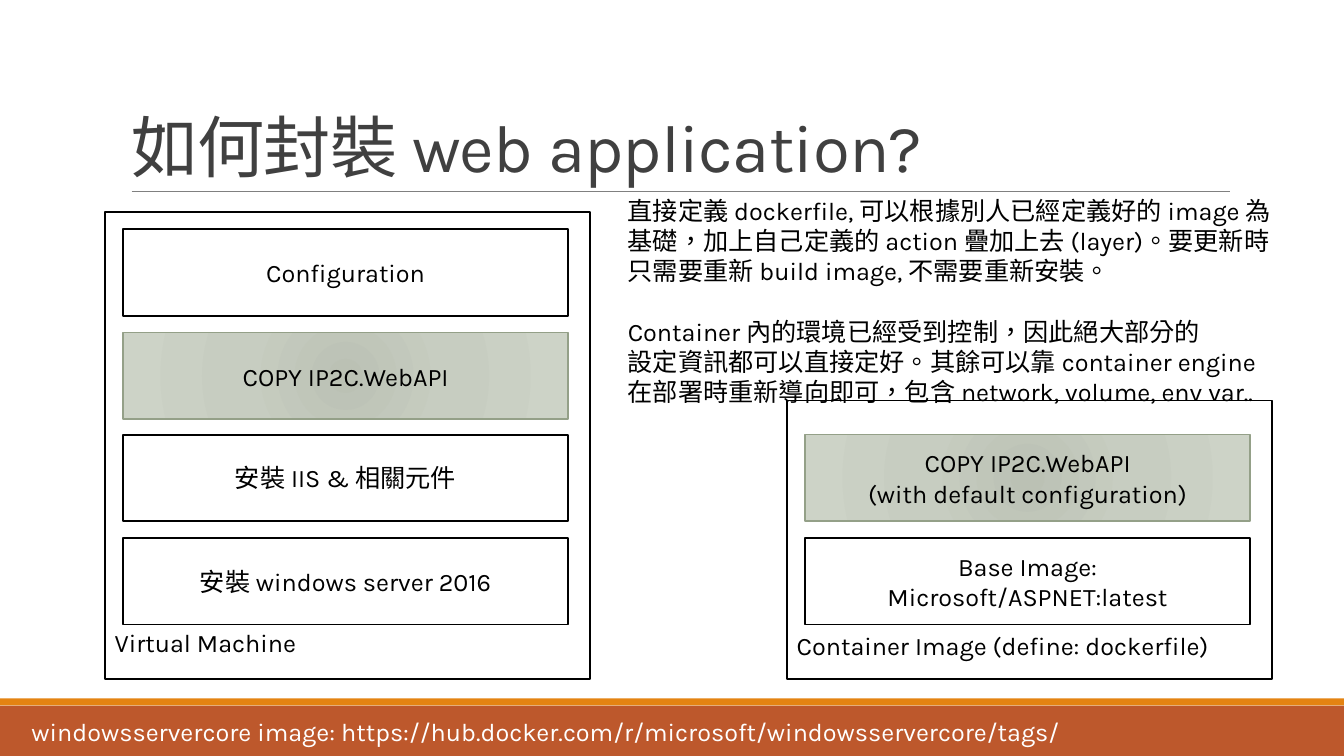
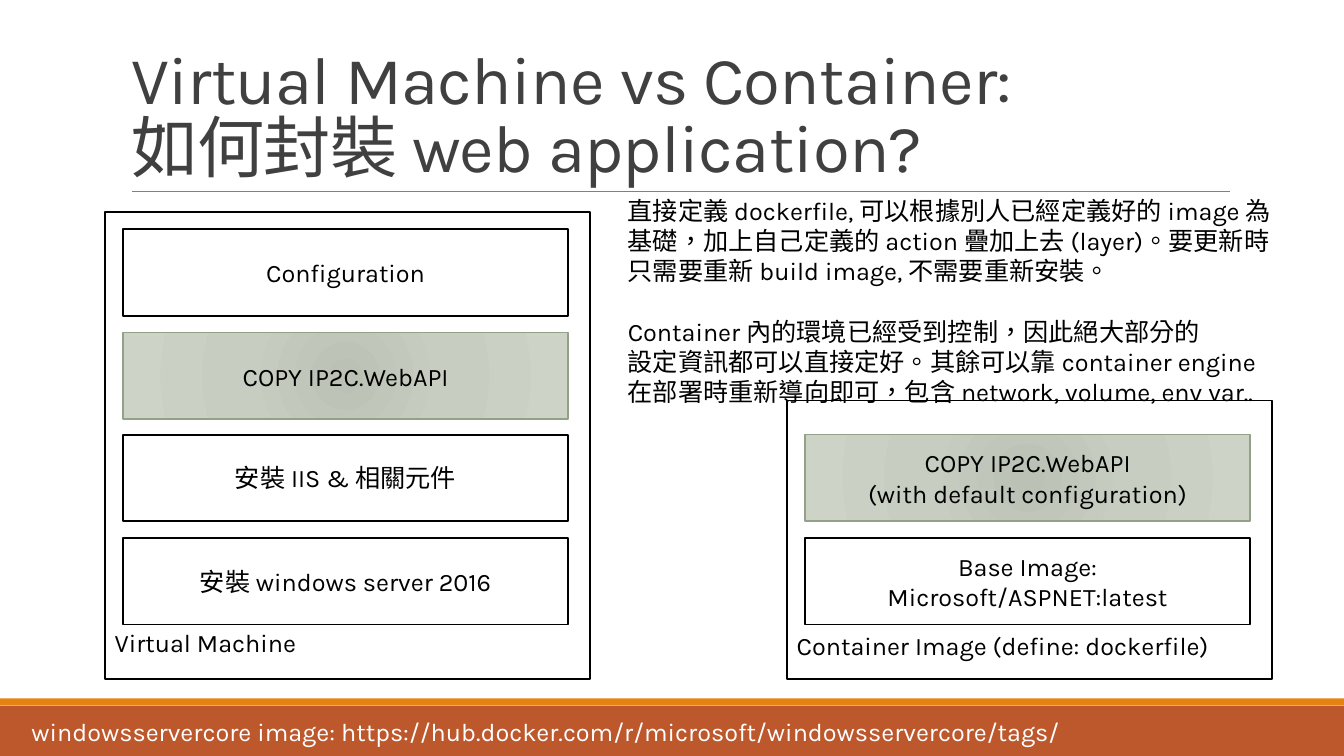
Before and after one commit to andrew0928/Meetup, a slide deck: slide 8 of 20170817.AzureCafe.Containers/slides.pptx. Drawn at 1344x756 pixels with LibreOffice and Linux fonts; fonts in the diff are those of the drawing. Boxes give left, top, right and bottom in pixels: in the first picture for what was removed or moved away, otherwise in the second. Text is boxed around its words. In the diff, an @@ line names an element or a change of style, - is before the commit and + after.

Commit message:
slides update

```diff
--- a/20170817.AzureCafe.Containers/slides.pptx
+++ b/20170817.AzureCafe.Containers/slides.pptx
@@ title at <box>131,57,1012,188</box>: text changed @@
-如何封裝 web application?
+Virtual Machine vs Container:
+如何封裝 web application?
```
